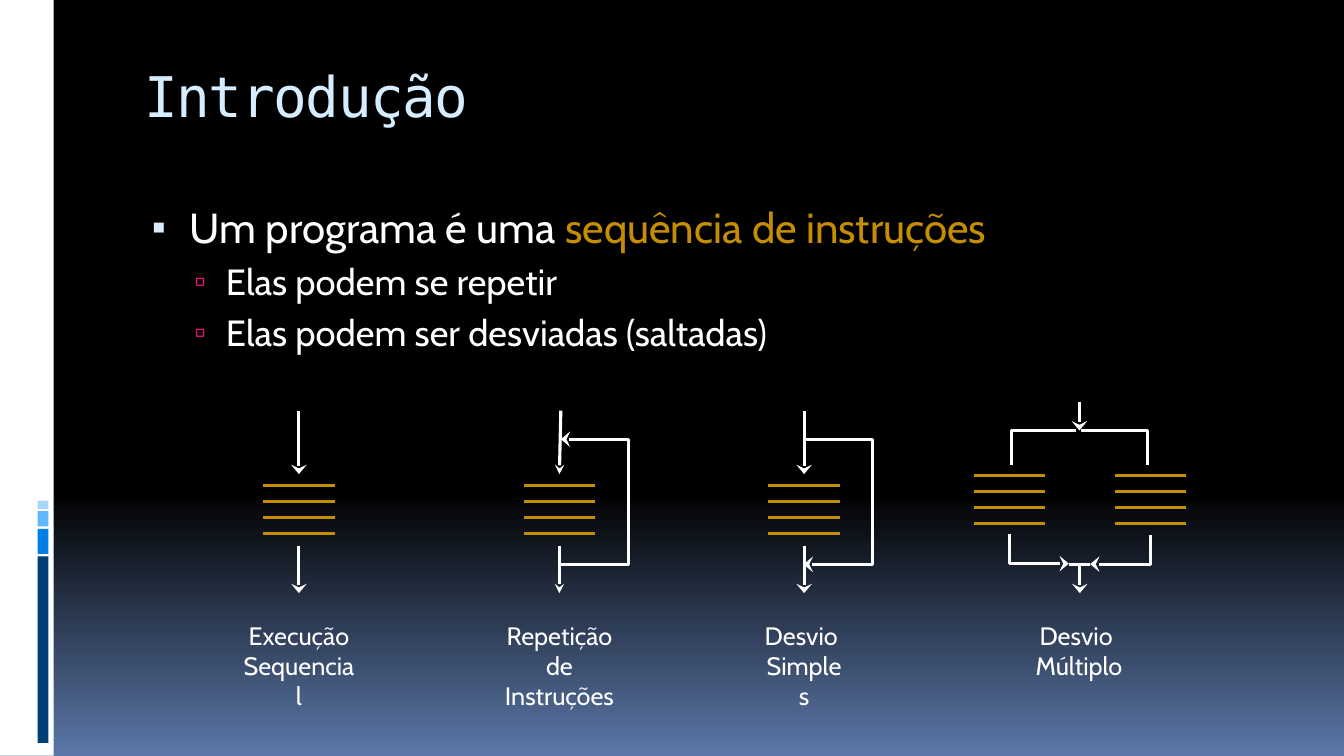
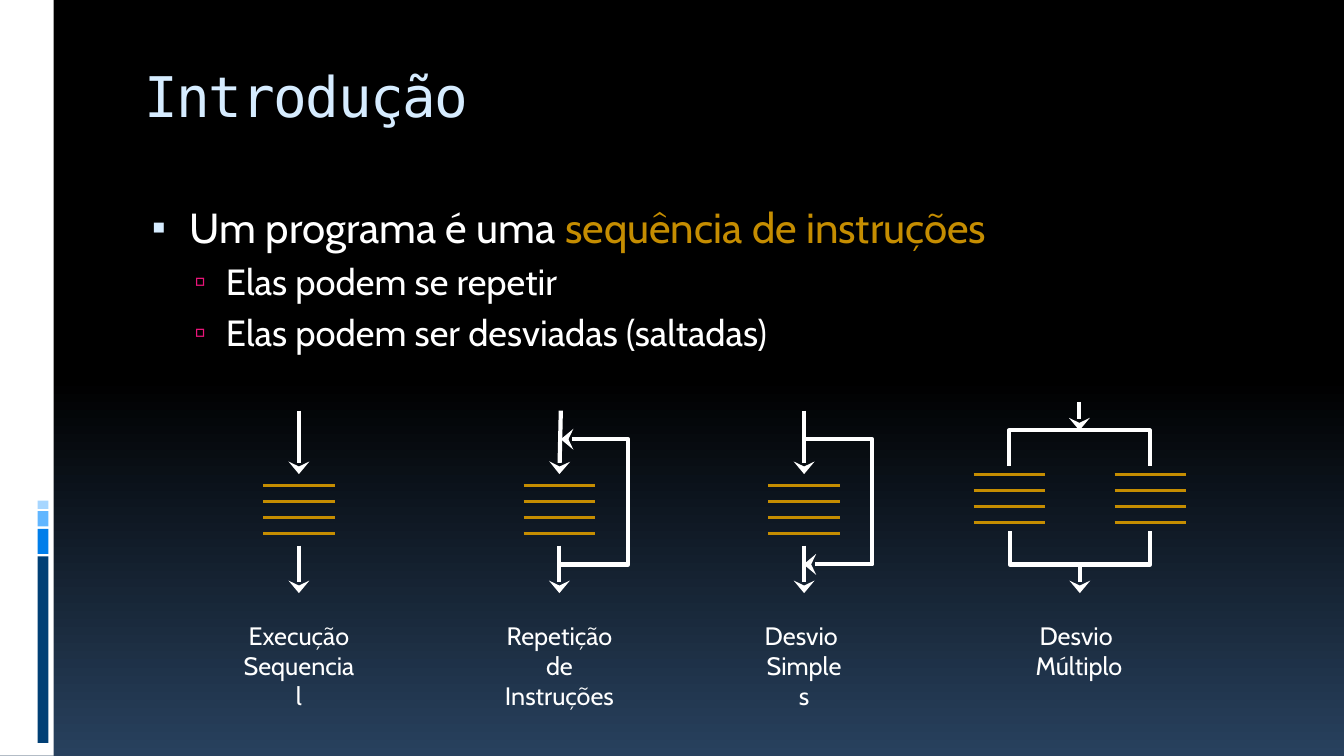
Before and after one commit to JudsonSS/ProgComp, a slide deck: slide 2 of Slides/20. Instrução de Desvio If.pptx. Drawn at 1344x756 pixels with LibreOffice and Linux fonts; fonts in the diff are those of the drawing. Boxes give left, top, right and bottom in pixels: in the first picture for what was removed or moved away, otherwise in the second. Text is boxed around its words. In the diff, an @@ line names an element or a change of style, - is before the commit and + after.

```diff
--- a/Slides/20. Instrução de Desvio If.pptx
+++ b/Slides/20. Instrução de Desvio If.pptx
@@ background gradient #000000 to #5B77A8 to gradient #000000 to #28415E @@
@@ arrow (299, 410) - (299, 474): stroke #FFFFFF 2.25 pt to #FFFFFF 3 pt @@
@@ arrow (561, 410) - (560, 474): stroke #FFFFFF 2.25 pt to #FFFFFF 3 pt @@
@@ arrow (805, 410) - (805, 474): stroke #FFFFFF 2.25 pt to #FFFFFF 3 pt @@
@@ arrow (1080, 402) - (1080, 431): stroke #FFFFFF 2.25 pt to #FFFFFF 3 pt @@
@@ elbow arrow (560, 565) - (561, 440): stroke #FFFFFF 2.25 pt to #FFFFFF 3 pt @@
@@ elbow arrow (804, 565) - (806, 440): stroke #FFFFFF 2.25 pt to #FFFFFF 3 pt @@
@@ elbow line moved from (1077, 431) - (1012, 465) to (1082, 431) - (1009, 466) @@
@@ elbow line (1082, 431) - (1009, 466): stroke #FFFFFF 2.25 pt to #FFFFFF 3 pt @@
@@ elbow line (1080, 431) - (1150, 466): stroke #FFFFFF 2.25 pt to #FFFFFF 3 pt; route changed @@
@@ elbow arrow moved from (1009, 534) - (1069, 564) to (1085, 565) - (1010, 531) @@
@@ elbow arrow (1085, 565) - (1010, 531): elbow arrow to elbow line; stroke #FFFFFF 2.25 pt to #FFFFFF 3 pt @@
@@ elbow arrow moved from (1150, 534) - (1091, 565) to (1150, 531) - (1079, 565) @@
@@ elbow arrow (1150, 531) - (1079, 565): elbow arrow to elbow line; stroke #FFFFFF 2.25 pt to #FFFFFF 3 pt @@
@@ arrow (299, 545) - (299, 593): stroke #FFFFFF 2.25 pt to #FFFFFF 3 pt @@
@@ arrow (560, 545) - (560, 593): stroke #FFFFFF 2.25 pt to #FFFFFF 3 pt @@
@@ arrow (805, 545) - (805, 593): stroke #FFFFFF 2.25 pt to #FFFFFF 3 pt @@
@@ line removed from (1091, 565) to (1069, 565) @@
@@ arrow (1080, 565) - (1080, 593): stroke #FFFFFF 2.25 pt to #FFFFFF 3 pt @@
```
Also in this commit, not shown: 20 other slides changed, 4 other files.
